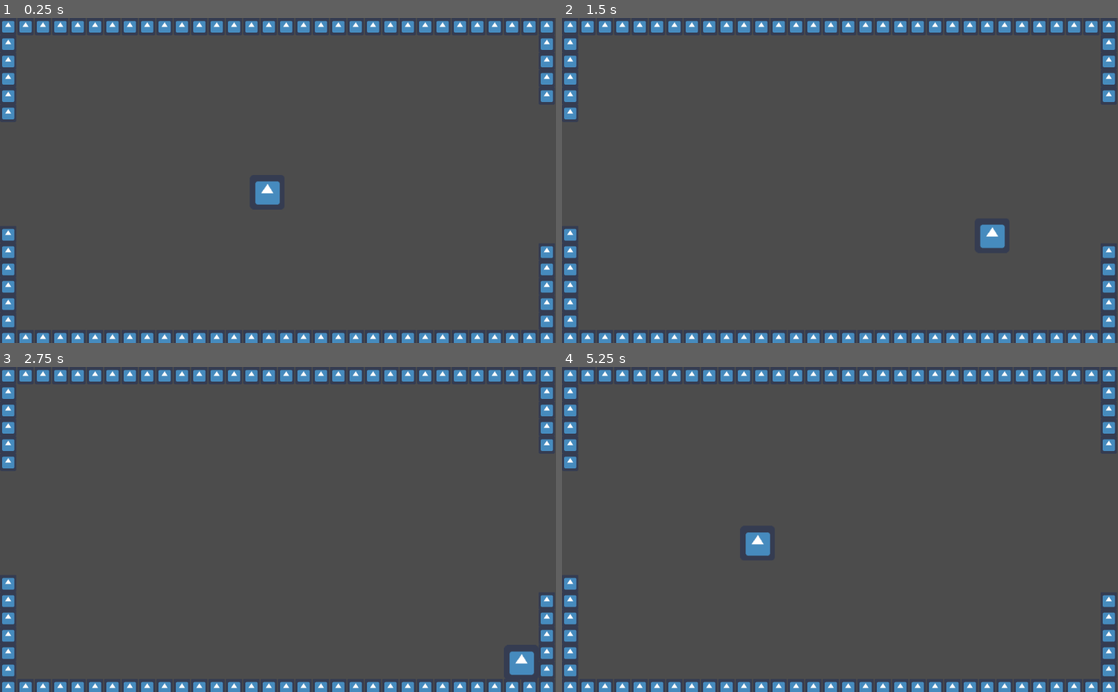
Above: before the commit, frames 1-4 (two rows, left to right).
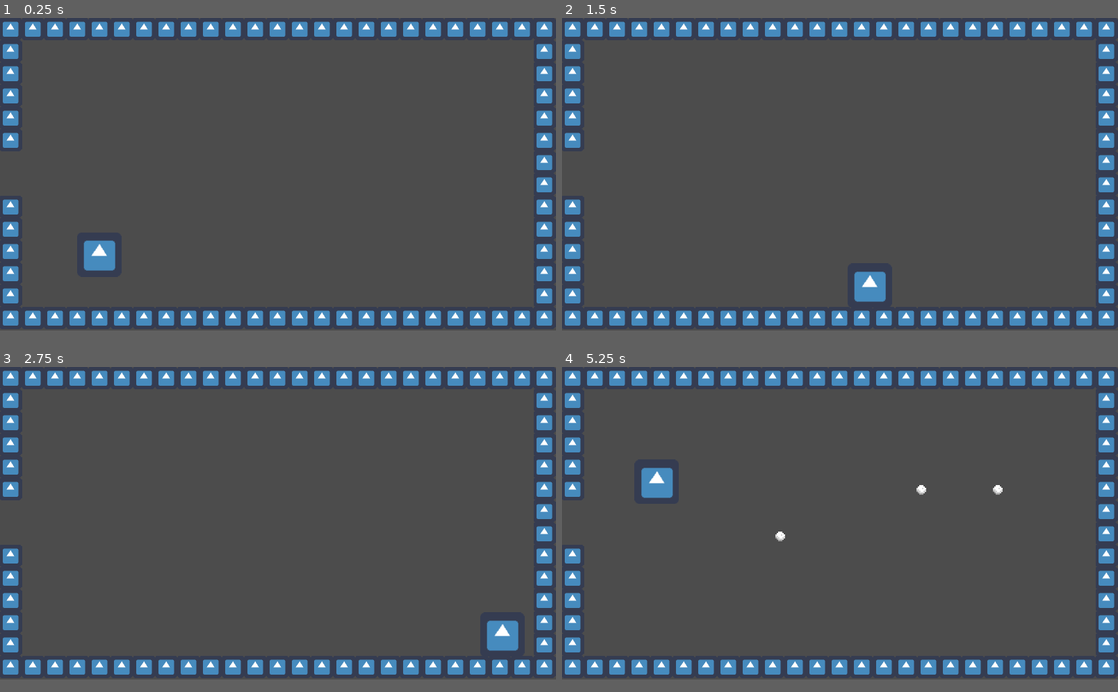
Above: after the commit, the same moments.

Repository: BPawlikowsky/DBKnightz
Game: Godot game, scene res://scenes/Arena.tscn
Two runs of this game, one before a commit and one after it. Both use one fixed random seed, a clock stepped at 60 frames per second and the inputs below. The engine's default icon, where the game draws it, is replaced by a stand-in: a white triangle on a blue panel in a dark square.
Inputs:
- Up to frame 1 (0.25 s): no input
- Up to frame 2 (1.5 s): tap Enter (ui_accept) at 0.5, 0.6, 0.77, 1.07, 1.35 s; hold Right (ui_right) 0.53-1.28 s; hold Down (ui_down) from 1.28 s (still down)
- Up to frame 3 (2.75 s): tap Enter (ui_accept) at 1.52, 1.82, 2.1 s; release Down (ui_down) at 2.03 s; hold Right (ui_right) from 2.03 s (still down)
- Up to frame 4 (5.25 s): release Right (ui_right) at 2.78 s; hold Up (ui_up) 2.78-3.53 s; tap Enter (ui_accept) at 2.85, 3.02, 3.32, 3.6, 3.77, 4.07, 4.35, 4.52, 4.82, 5.1 s; hold Left (ui_left) 3.53-5.03 s; hold Down (ui_down) from 5.03 s (still down)
In our replay, the window is 800x468 before the commit and 800x450 after it. These sizes can differ from the game's own. Grey fills any space a smaller window leaves; there, only what the larger window draws over its background counts as a difference.

The runs differ from the first frame. In frame 1, 12% of the frame differs, in the area x 0-100%, y 0-100%; in frame 2, 12%; in frame 3, 12%; in frame 4, 13%.

Commit message:
Ball an all

Diff:
--- a/project.godot
+++ b/project.godot
@@ -19,6 +19,11 @@
 run/main_scene="res://scenes/Arena.tscn"
 config/icon="res://icon.png"
 
+[display]
+
+window/size/width=800
+window/size/height=450
+
 [rendering]
 
 environment/default_environment="res://default_env.tres"
--- a/scenes/Arena.tscn
+++ b/scenes/Arena.tscn
@@ -4,14 +4,14 @@
 [ext_resource path="res://scenes/Player.tscn" type="PackedScene" id=2]
 
 [sub_resource type="ConvexPolygonShape2D" id=1]
-points = PoolVector2Array( 0, 0, 61, 0, 61, 63, 0, 63 )
+points = PoolVector2Array( 0, 0, 64, 0, 64, 64, 0, 64 )
 
 [sub_resource type="TileSet" id=2]
 0/name = "icon.png 0"
 0/texture = ExtResource( 1 )
 0/tex_offset = Vector2( 0, 0 )
 0/modulate = Color( 1, 1, 1, 1 )
-0/region = Rect2( 2, 1, 61, 63 )
+0/region = Rect2( 2, 1, 64, 64 )
 0/tile_mode = 0
 0/occluder_offset = Vector2( 0, 0 )
 0/navigation_offset = Vector2( 0, 0 )
@@ -26,12 +26,13 @@
 
 [node name="Arena" type="Node2D"]
 
-[node name="Wall" type="StaticBody2D" parent="."]
-
-[node name="TileMap" type="TileMap" parent="Wall"]
+[node name="ArenaTileMap" type="TileMap" parent="."]
 scale = Vector2( 0.5, 0.5 )
 tile_set = SubResource( 2 )
+collision_friction = 0.0
+collision_bounce = 1.0
 format = 1
-tile_data = PoolIntArray( 0, 0, 0, 1, 0, 0, 2, 0, 0, 3, 0, 0 …(166 unchanged characters)… 21, 0, 0, 22, 0, 0, 23, 0, 0, 24, 0, 0, 25, 0, 0, 26, 0, 0, 27, 0, 0, 28, 0, 0, 29, 0, 0, 30, 0, 0, 31, 0, 0, 65536, 0, 0, 65567, 0, 0, 131072, 0, 0, 131103, 0, 0, 196608, 0, 0, 196639, 0, 0, 262144, 0, 0, 262175, 0, 0, 327680, 0, 0, 786432, 0, 0, 851968, 0, 0, 851999, 0, 0, 917504, 0, 0, 917535, 0, 0, 983040, 0, 0, 983071, 0, 0, 1048576, 0, 0, 1048607, 0, 0, 1114112, 0, 0, 1114143, 0, 0, 1179648, 0, 0, 1179649, 0, 0, 1179650, 0, 0, 1179651, 0, 0, 1179652, 0, 0, 1179653, 0, 0, 1179654, 0, 0, 1179655, 0, 0, 1179656, 0, 0, 1179657, 0, 0, 1179658, 0, 0, 1179659, 0, 0, 1179660, 0, 0, 1179661, 0, 0, 1179662, 0, 0, 1179663, 0, 0, 1179664, 0, 0, 1179665, 0, 0, 1179666, 0, 0, 1179667, 0, 0, 1179668, 0, 0, 1179669, 0, 0, 1179670, 0, 0, 1179671, 0, 0, 1179672, 0, 0, 1179673, 0, 0, 1179674, 0, 0, 1179675, 0, 0, 1179676, 0, 0, 1179677, 0, 0, 1179678, 0, 0, 1179679, 0, 0 )
+tile_data = PoolIntArray( 0, 0, 0, 1, 0, 0, 2, 0, 0, 3, 0, 0 …(166 unchanged characters)… 21, 0, 0, 22, 0, 0, 23, 0, 0, 24, 0, 0, 65536, 0, 0, 65560, 0, 0, 131072, 0, 0, 131096, 0, 0, 196608, 0, 0, 196632, 0, 0, 262144, 0, 0, 262168, 0, 0, 327680, 0, 0, 327704, 0, 0, 393240, 0, 0, 458776, 0, 0, 524288, 0, 0, 524312, 0, 0, 589824, 0, 0, 589848, 0, 0, 655360, 0, 0, 655384, 0, 0, 720896, 0, 0, 720920, 0, 0, 786432, 0, 0, 786456, 0, 0, 851968, 0, 0, 851969, 0, 0, 851970, 0, 0, 851971, 0, 0, 851972, 0, 0, 851973, 0, 0, 851974, 0, 0, 851975, 0, 0, 851976, 0, 0, 851977, 0, 0, 851978, 0, 0, 851979, 0, 0, 851980, 0, 0, 851981, 0, 0, 851982, 0, 0, 851983, 0, 0, 851984, 0, 0, 851985, 0, 0, 851986, 0, 0, 851987, 0, 0, 851988, 0, 0, 851989, 0, 0, 851990, 0, 0, 851991, 0, 0, 851992, 0, 0 )
 
-[node name="Player" parent="." instance=ExtResource( 2 )]
+[node name="Player01" parent="." instance=ExtResource( 2 )]
+position = Vector2( 142.695, 340.607 )
--- /dev/null
+++ b/scenes/Ball.gd
@@ -0,0 +1,14 @@
+extends RigidBody2D
+
+var direction = Vector2()
+export var speed = 6000
+
+func _ready():
+	position = get_parent().get_position()
+	direction = position - get_parent().get_node("Anchor").global_position
+
+func _physics_process(delta):
+
+	#var velocity = direction.normalized() * speed * delta
+	#set_linear_velocity(velocity)
+	pass
--- /dev/null
+++ b/scenes/Ball.tscn
@@ -0,0 +1,31 @@
+[gd_scene load_steps=5 format=2]
+
+[ext_resource path="res://scenes/Ball.gd" type="Script" id=1]
+[ext_resource path="res://ball.png" type="Texture" id=2]
+
+[sub_resource type="PhysicsMaterial" id=2]
+friction = 0.0
+bounce = 1.0
+
+[sub_resource type="CircleShape2D" id=1]
+radius = 3.86996
+
+[node name="Ball" type="RigidBody2D"]
+mode = 2
+physics_material_override = SubResource( 2 )
+gravity_scale = 0.0
+linear_velocity = Vector2( 500, 0 )
+script = ExtResource( 1 )
+__meta__ = {
+"_edit_group_": true
+}
+speed = 10000
+
+[node name="CollisionShape2D" type="CollisionShape2D" parent="."]
+scale = Vector2( 2, 2 )
+shape = SubResource( 1 )
+
+[node name="Sprite" type="Sprite" parent="."]
+position = Vector2( 1, 1 )
+scale = Vector2( 2, 2 )
+texture = ExtResource( 2 )
--- a/scenes/Player.gd
+++ b/scenes/Player.gd
@@ -2,6 +2,7 @@
 
 export var speed = 40
 
+var packedball = preload("res://scenes/Ball.tscn")
 
 func _process(delta):
 	var velocity = Vector2()
@@ -13,6 +14,9 @@
 		velocity.y -= 1
 	if Input.is_action_pressed("ui_down"):
 		velocity.y += 1
+	if Input.is_action_just_pressed("ui_accept"):
+		var ball = packedball.instance()
+		add_child(ball)
 
 
 	velocity = velocity.normalized() * speed
--- a/scenes/Player.tscn
+++ b/scenes/Player.tscn
@@ -15,8 +15,10 @@
 } ]
 
 [node name="Player" type="KinematicBody2D"]
-position = Vector2( 492.311, 321.562 )
 script = ExtResource( 1 )
+__meta__ = {
+"_edit_group_": true
+}
 speed = 400
 
 [node name="CollisionShape2D" type="CollisionShape2D" parent="."]
@@ -24,3 +26,6 @@
 
 [node name="AnimatedSprite" type="AnimatedSprite" parent="."]
 frames = SubResource( 2 )
+
+[node name="Anchor" type="Position2D" parent="."]
+position = Vector2( -35, 0 )
Binary file added: ball.png
Not shown, added: ball.png.import
